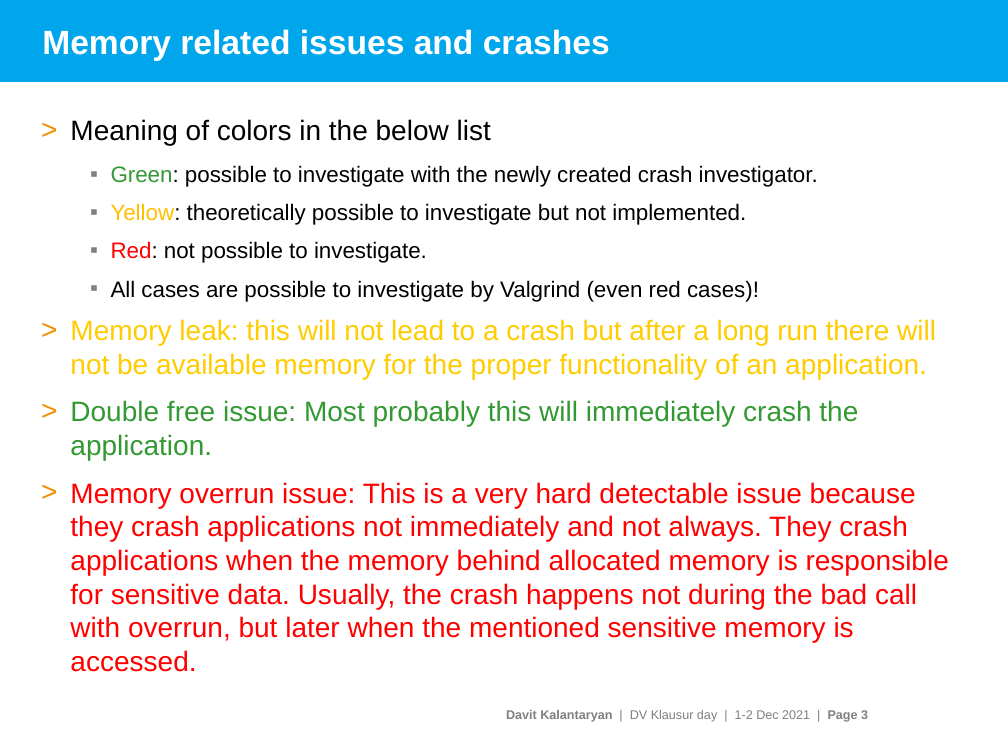
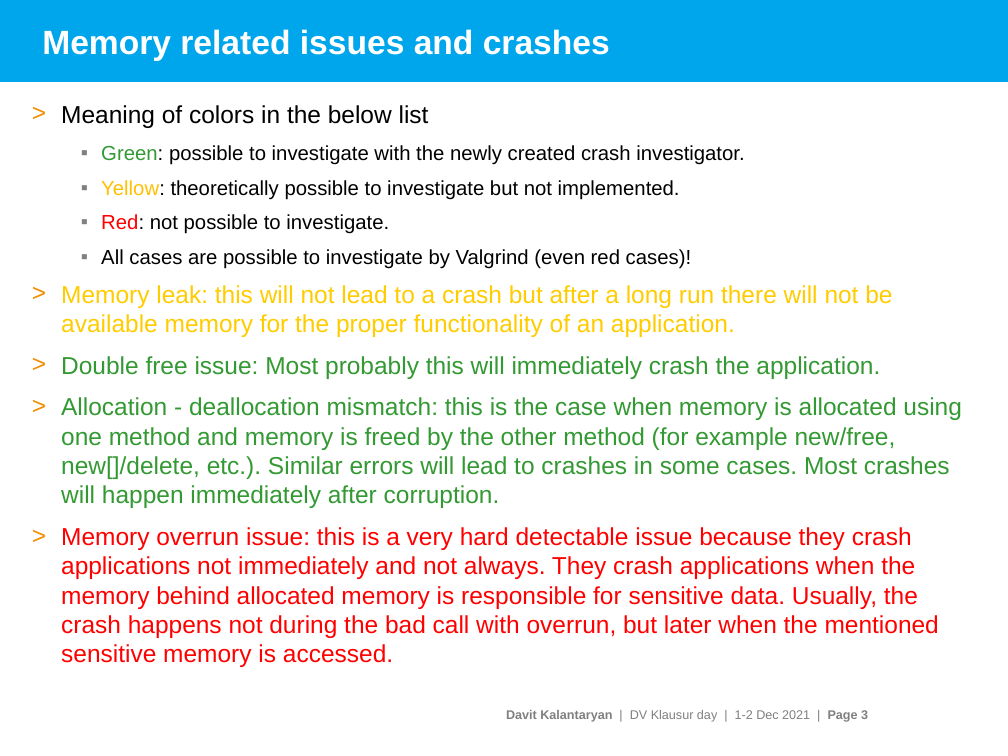
Before and after one commit to davitkalantaryan/old-crash_investigator, a slide deck: slide 3 of docs/crash_investigations.pptx. Drawn at 1008x756 pixels with LibreOffice and Linux fonts; fonts in the diff are those of the drawing; background and template pictures are left out. Boxes give left, top, right and bottom in pixels: in the first picture for what was removed or moved away, otherwise in the second. Text is boxed around its words. In the diff, an @@ line names an element or a change of style, - is before the commit and + after.

```diff
--- a/docs/crash_investigations.pptx
+++ b/docs/crash_investigations.pptx
@@ text "Meaning of colors in the ...": place and size @@
-text "Meaning of colors in the ..." at [70, 119, 949, 642]
+text "Meaning of colors in the ..." at [61, 105, 962, 667]
@@ text at [61, 105, 892, 379]: size 20 to 17.5 pt in "Meaning of colors in the below list", "Memory leak: this will not lead to ...", "Double free issue: Most probably this will ..."; size 16 to 14.5 pt in "Green: possible to investigate with the newly ...", "Yellow: theoretically possible to investigate but not ...", "Red: not possible to investigate.", "All cases are possible to investigate by ..."; less space between paragraphs @@
@@ text at [61, 397, 962, 667]: text changed; size 20 to 17.5 pt @@
-> Memory overrun issue: This is a very hard detectable issue because they crash applications not immediately and not always. They crash applications when the memory behind allocated memory is responsible for sensitive data. Usually, the crash happens not during the bad call with overrun, but later when the mentioned sensitive memory is accessed.
+> Allocation - deallocation mismatch: this is the case when memory is allocated using one method and memory is freed by the other method (for example new/free, new[]/delete, etc.). Similar errors will lead to crashes in some cases. Most crashes will happen immediately after corruption.
+> Memory overrun issue: this is a very hard detectable issue because they crash applications not immediately and not always. They crash applications when the memory behind allocated memory is responsible for sensitive data. Usually, the crash happens not during the bad call with overrun, but later when the mentioned sensitive memory is accessed.
```
Also in this commit, not shown: 1 other slide changed, 1 slide added, 1 slide removed.
